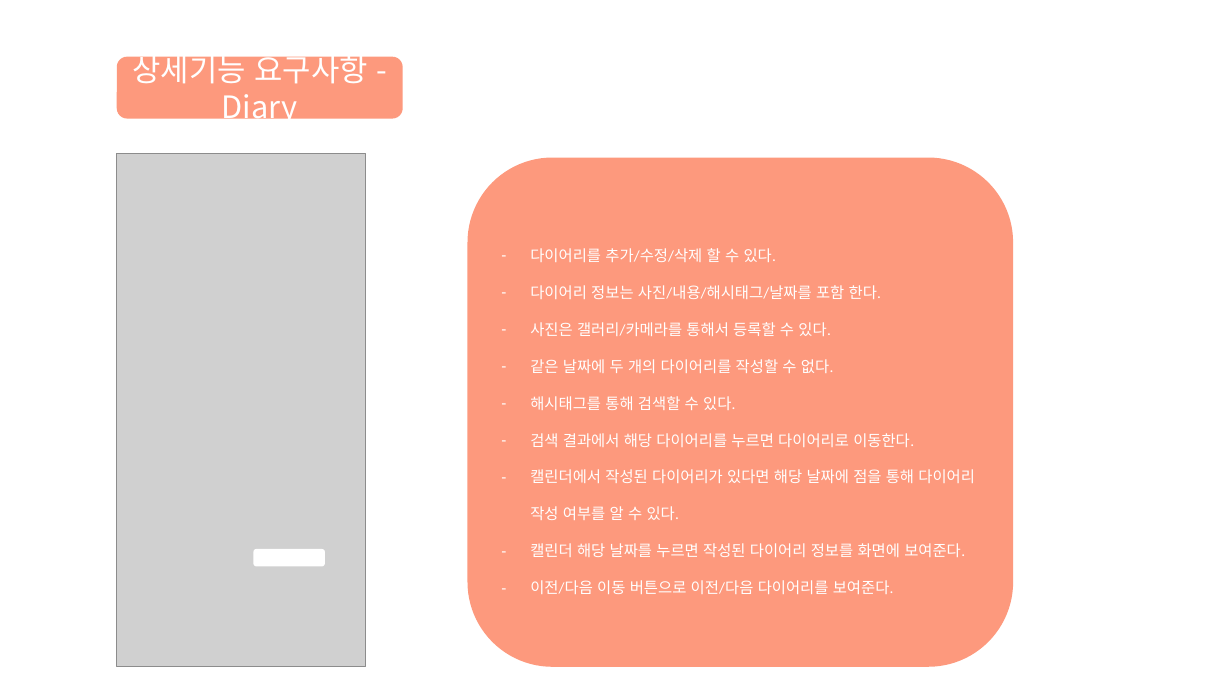
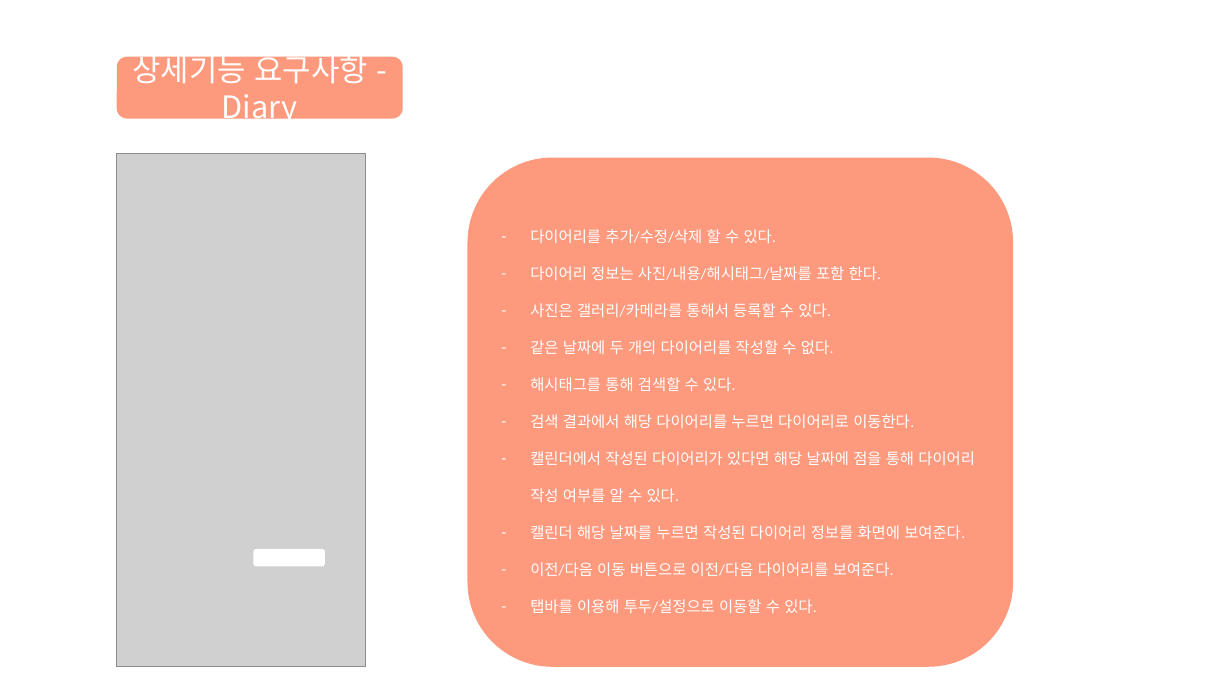
Before and after one commit to chaeHaram/University, a slide deck: slide 3 of 4-1/소프트웨어 종합설계/7주차/졸업작품 요구사항분석.pptx. Drawn at 1232x693 pixels with LibreOffice and Linux fonts; fonts in the diff are those of the drawing; grey boxes stand for pictures. Boxes give left, top, right and bottom in pixels: in the first picture for what was removed or moved away, otherwise in the second. Text is boxed around its words. In the diff, an @@ line names an element or a change of style, - is before the commit and + after.

```diff
--- a/4-1/소프트웨어 종합설계/7주차/졸업작품 요구사항분석.pptx
+++ b/4-1/소프트웨어 종합설계/7주차/졸업작품 요구사항분석.pptx
@@ text in rounded rectangle at bbox=[530, 599, 816, 613]: paragraph added @@
+– 탭바를 이용해 투두/설정으로 이동할 수 있다.
```
Also in this commit, not shown: 2 other slides changed, 5 other files.
